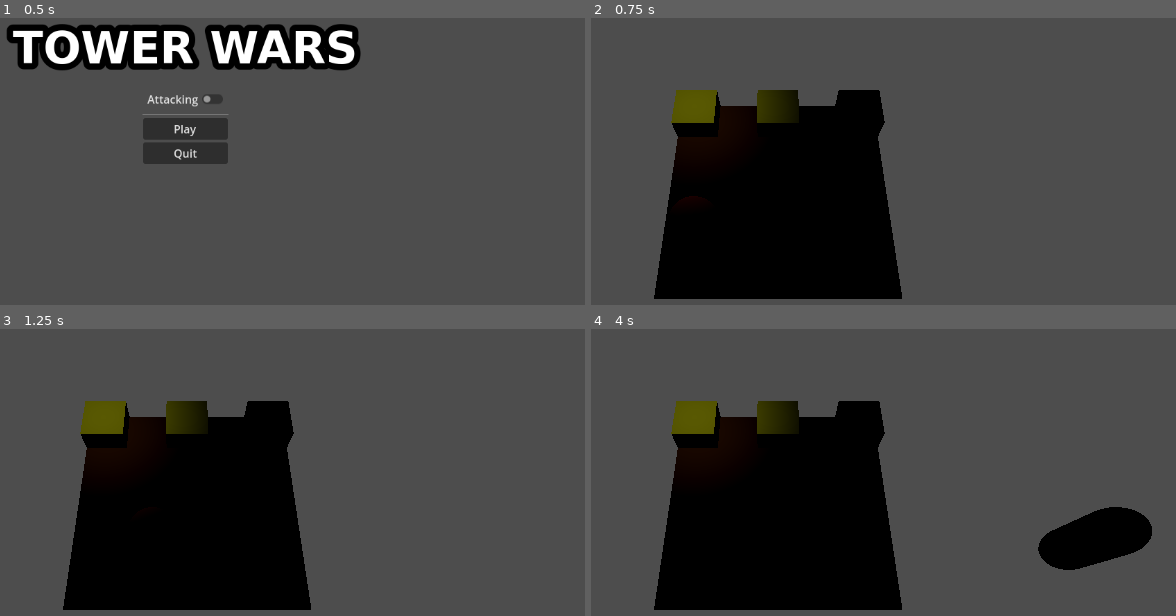
Above: before the commit, frames 1-4 (two rows, left to right).
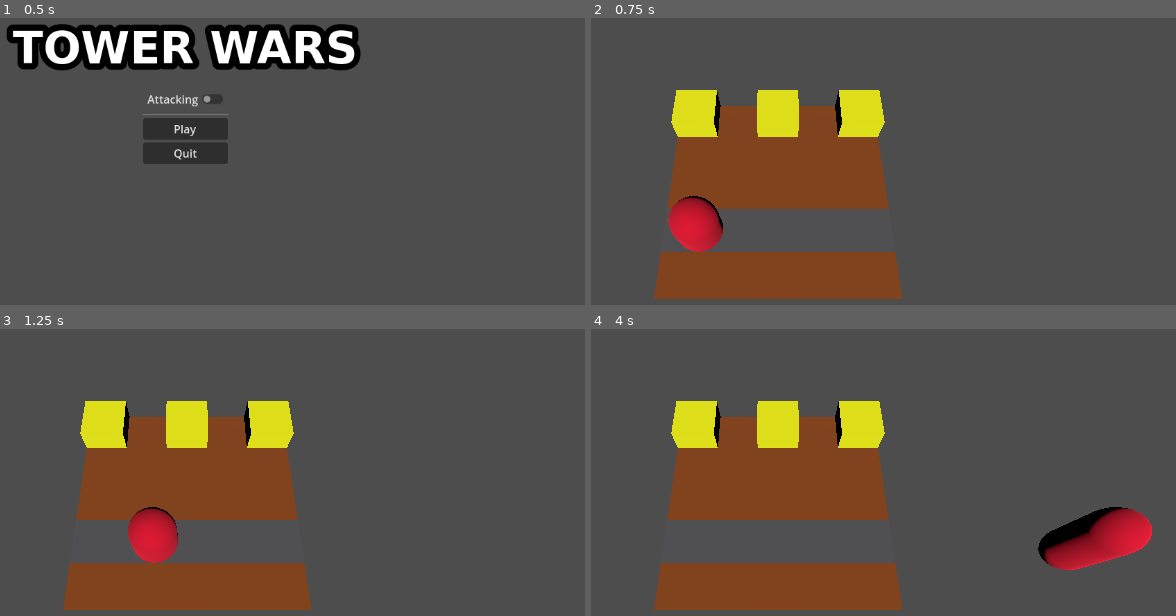
Above: after the commit, the same moments.

Repository: StefanHolst/LD57
Game: Godot game, scene res://Menu/menu.tscn
Same seed, same stepped clock (60 frames per second), same inputs: the game is played once before the commit and once after it.
Inputs:
- Up to frame 1 (0.5 s): no input
- Up to frame 2 (0.75 s): click "Play" at 0.5 s
- Up to frame 3 (1.25 s): no input
- Up to frame 4 (4 s): no input

Frame 1 is identical in both runs. In frame 2, 26% of the frame differs, in the area x 10-54%, y 25-98%; in frame 3, 26%; in frame 4, 29%, in the area x 10-96%, y 25-98%.

Commit message:
Minor changes

Diff:
--- a/Game.tscn
+++ b/Game.tscn
@@ -8,8 +8,5 @@
 [node name="Camera3D" type="Camera3D" parent="."]
 transform = Transform3D(1, 0, 0, 0, 0.358303, 0.933606, 0, -0.933606, 0.358303, 1.9658, 5.97313, 5.35423)
 
-[node name="SpotLight3D" type="SpotLight3D" parent="."]
-transform = Transform3D(1, 0, 0, 0, -0.011292, 0.999936, 0, -0.999936, -0.011292, 0, 4.42668, 0)
-
-[node name="GridMap" type="GridMap" parent="."]
-cell_size = Vector3(1, 1, 1)
+[node name="DirectionalLight3D" type="DirectionalLight3D" parent="."]
+transform = Transform3D(1, 0, 0, 0, 0.707107, 0.707107, 0, -0.707107, 0.707107, 0, 18, 0)
--- a/Map/FloorScene.tscn
+++ b/Map/FloorScene.tscn
@@ -1,13 +1,13 @@
 [gd_scene load_steps=3 format=3 uid="uid://dwbbbj61kx0e7"]
 
-[sub_resource type="StandardMaterial3D" id="StandardMaterial3D_5fwat"]
+[sub_resource type="StandardMaterial3D" id="StandardMaterial3D_2ost1"]
 albedo_color = Color(0.579196, 0.285278, 0.0785984, 1)
 
 [sub_resource type="PlaneMesh" id="PlaneMesh_c5ggv"]
-material = SubResource("StandardMaterial3D_5fwat")
+material = SubResource("StandardMaterial3D_2ost1")
 size = Vector2(1, 1)
 
-[node name="Node3D" type="Node3D"]
+[node name="Floor" type="Node3D"]
 
-[node name="MeshInstance3D" type="MeshInstance3D" parent="."]
+[node name="Floor" type="MeshInstance3D" parent="."]
 mesh = SubResource("PlaneMesh_c5ggv")
--- a/Map/RouteScene.tscn
+++ b/Map/RouteScene.tscn
@@ -7,7 +7,7 @@
 material = SubResource("StandardMaterial3D_5fwat")
 size = Vector2(1, 1)
 
-[node name="Node3D" type="Node3D"]
+[node name="Route" type="Node3D"]
 
-[node name="MeshInstance3D" type="MeshInstance3D" parent="."]
+[node name="Route" type="MeshInstance3D" parent="."]
 mesh = SubResource("PlaneMesh_c5ggv")
